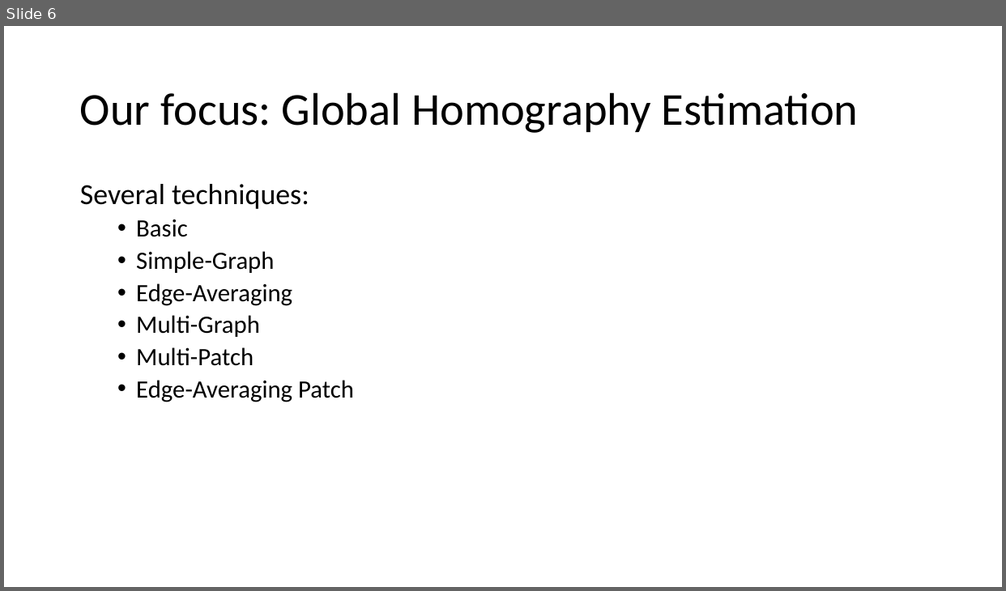
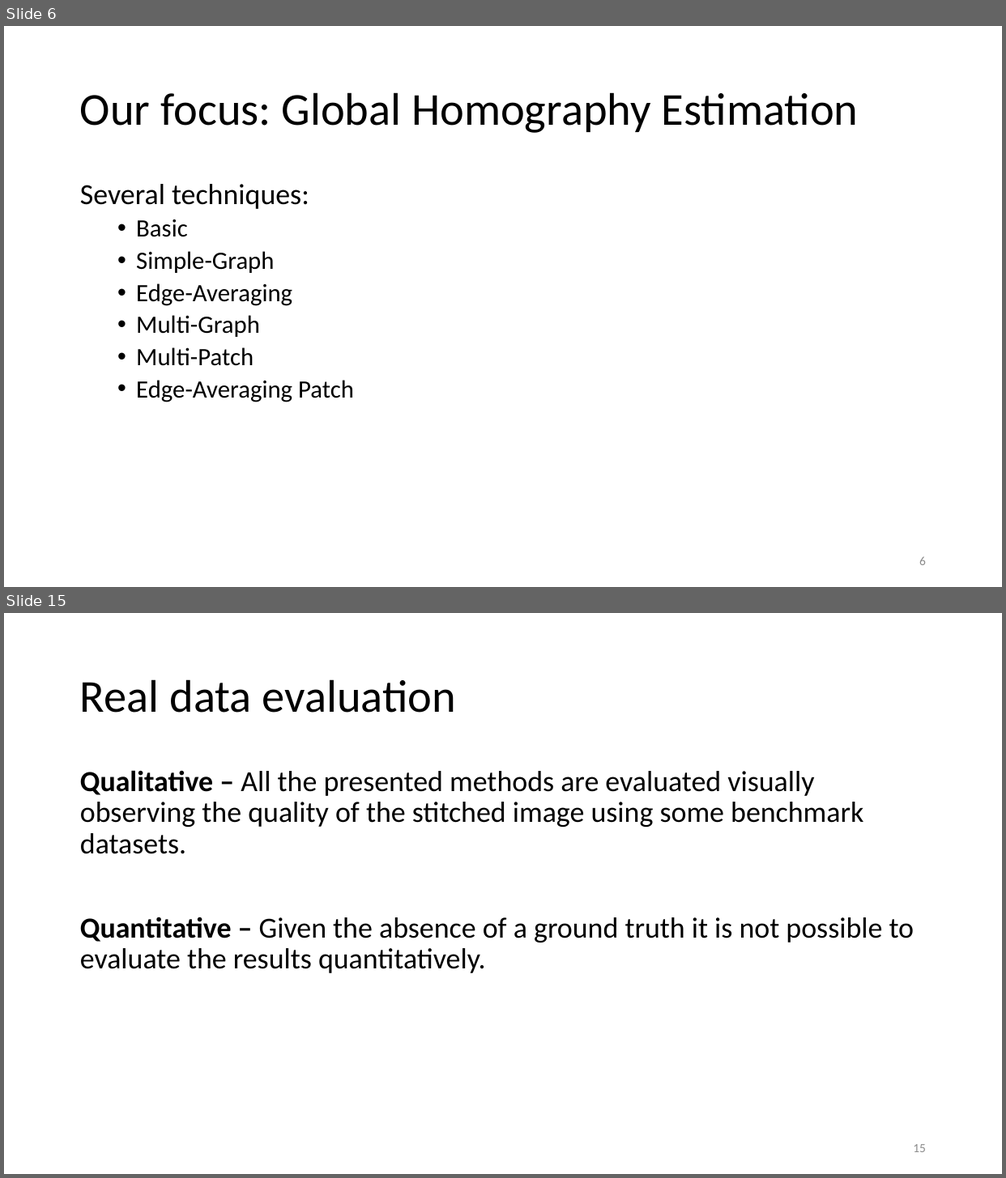
Before and after one commit to fasana-corrado/RGB-Mosaicing-via-Multigraph-Synchronization, a slide deck: presentation.pptx. Shown one above the other, each under a label of ours: slide 6 before the commit, slides 6 and 15 after it; the slides between them are not shown. The pictures are 1006x591 and 1006x1178 pixels, drawn with LibreOffice and Linux fonts; fonts in the diff are those of the drawing. Boxes give left, top, right and bottom in pixels: in the first picture for what was removed or moved away, otherwise in the second. Text is boxed around its words. In the diff, an @@ line names an element or a change of style, - is before the commit and + after.

```diff
--- a/presentation.pptx
+++ b/presentation.pptx
@@ slide 15 added at (4, 613, 1002, 1174), background #FFFFFF @@
@@ title added at (80, 679, 456, 713), 44 pt, text #000000 @@
+Real data evaluation
@@ text added at (80, 770, 914, 973), 28 pt, text #000000 @@
+Qualitative – All the presented methods are evaluated visually observing the quality of the stitched image using some benchmark datasets.
+Quantitative – Given the absence of a ground truth it is not possible to evaluate the results quantitatively.
@@ page number added at (913, 1144, 926, 1152), 12 pt, text #8C8C8C @@
+15
@@ slide 6 changed as well @@
@@ page number added at (919, 557, 926, 565), 12 pt, text #8C8C8C @@
+6
```
Also in this commit, not shown: 5 other slides changed, 11 other slides added, 1 slide removed, 10 other files.
